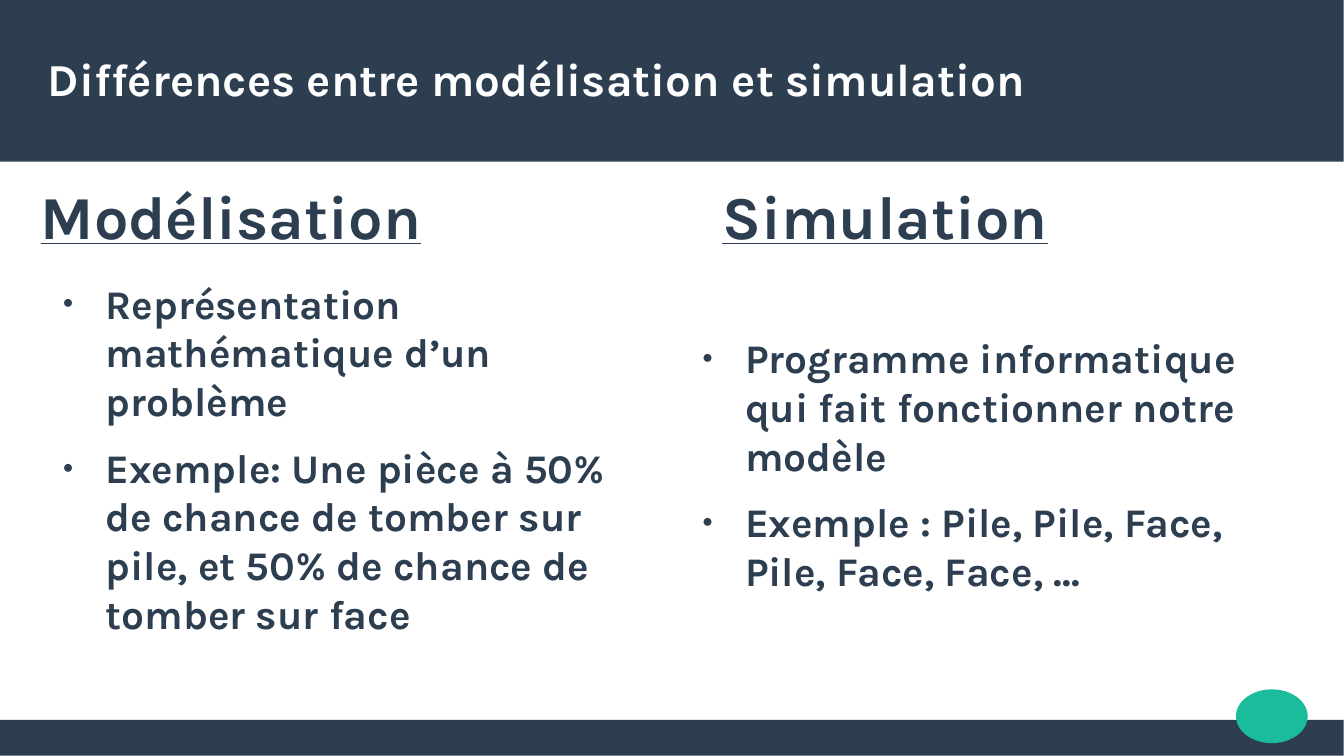
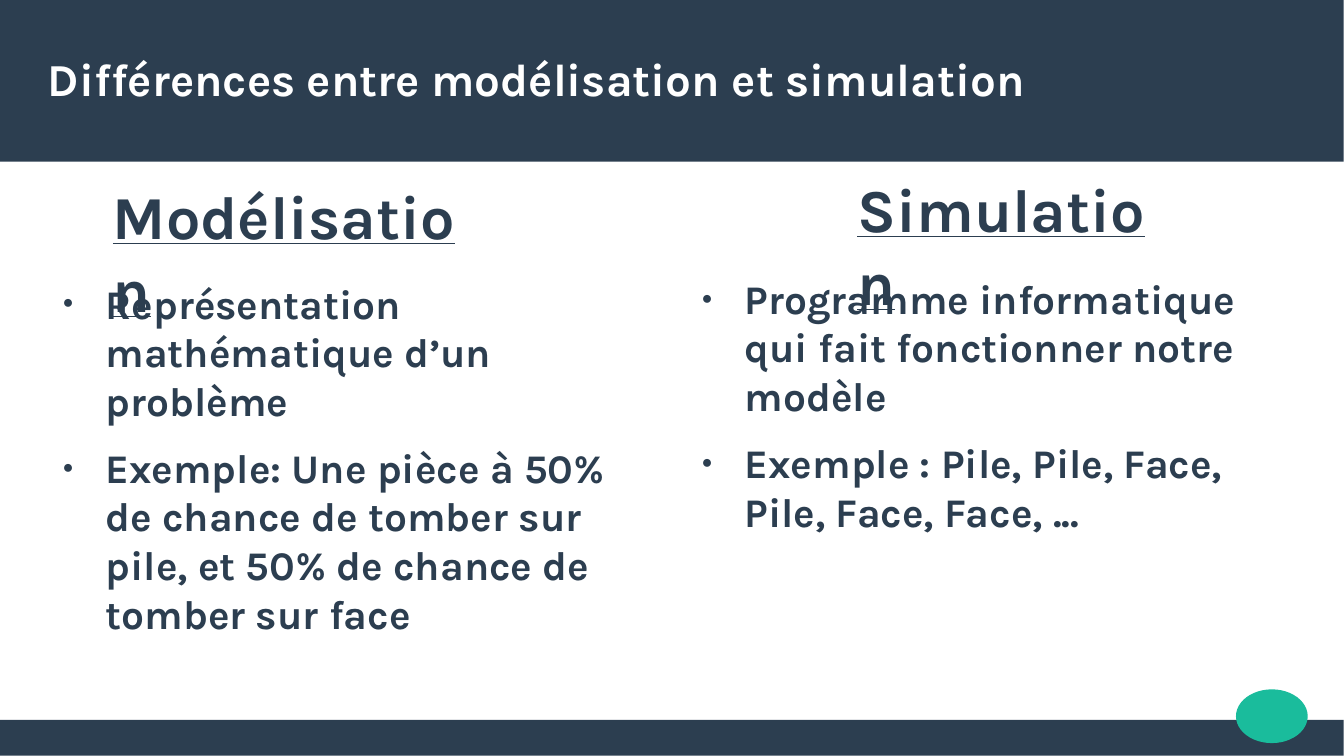
Before and after one commit to abedaton/epidemiology, a slide deck: slide 4 of toRendre/INFO-G1-presentation.pptx. Drawn at 1344x756 pixels with LibreOffice and Linux fonts; fonts in the diff are those of the drawing. Boxes give left, top, right and bottom in pixels: in the first picture for what was removed or moved away, otherwise in the second. Text is boxed around its words. In the diff, an @@ line names an element or a change of style, - is before the commit and + after.

```diff
--- a/toRendre/INFO-G1-presentation.pptx
+++ b/toRendre/INFO-G1-presentation.pptx
@@ text "Modélisation" rewrapped from <box>41,191,421,244</box> to <box>431,60,720,97</box> @@
@@ text "Simulation" rewrapped from <box>722,195,1048,244</box> to <box>786,63,1025,97</box> @@
@@ text "Programme informatique qui fait fonctionner ..." rewrapped from <box>745,344,1236,592</box> to <box>745,333,1234,533</box> @@
```
Also in this commit, not shown: 3 other slides changed, 1 slide added, 1 slide removed.
